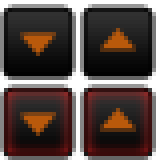
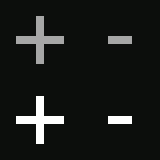
Two versions of the same layered image (160x160). Layer-by-layer changes:
removed group "Menu_Toggle_open" (2 layers) over [0, 4, 76, 80]
added layer "- Kopie" above "+ Kopie" over [108, 116, 132, 124]
renamed "Farbfüllung 1" to "+ Kopie", moved it out of group "Menu_Toggle_closed", painted on it over [16, 28, 136, 144]
removed layer "Form 1" (3rd of 4, in "Menu_Toggle_closed") from group "Menu_Toggle_closed" over [80, 4, 156, 80]
removed group "Menu_Toggle_closed_hover" (2 layers) over [80, 84, 156, 160]
removed layer "Farbfüllung 1" (4th of 4, in "Menu_Toggle_closed_hover") from group "Menu_Toggle_closed_hover" over [96, 108, 136, 132]
removed layer "Form 1" (4th of 4, in "Menu_Toggle_closed_hover") from group "Menu_Toggle_closed_hover" over [80, 84, 156, 160]
renamed "Farbfüllung 1" to "-", opacity 100% → 50%, moved it out of group "Menu_Toggle_open", painted on it over [20, 32, 132, 56]
renamed "Form 1" to "+", opacity 100% → 50%, moved it out of group "Menu_Toggle_open", painted on it over [0, 4, 76, 80]
removed group "Menu_Toggle_open_hover" (2 layers) over [0, 84, 76, 160]
removed layer "Farbfüllung 1" (2nd of 4, in "Menu_Toggle_open_hover") from group "Menu_Toggle_open_hover" over [20, 112, 60, 136]
removed layer "Form 1" (2nd of 4, in "Menu_Toggle_open_hover") from group "Menu_Toggle_open_hover" over [0, 84, 76, 160]
removed group "Menu_Toggle_closed" (2 layers) over [80, 4, 156, 80]
showed "Ebene 1", painted on it over [0, 0, 160, 160]
